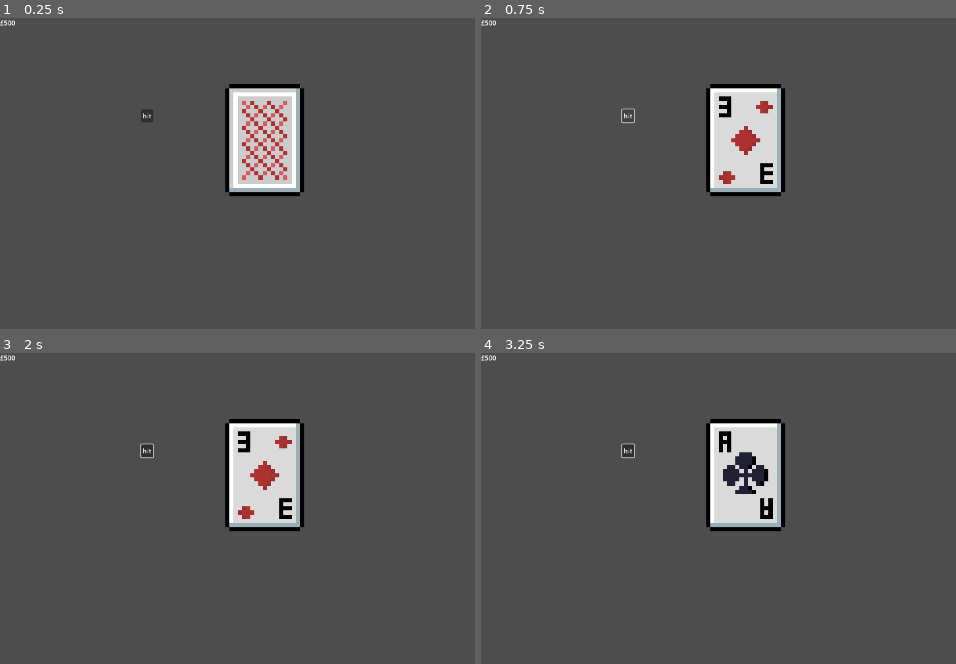
Above: before the commit, frames 1-4 (two rows, left to right).
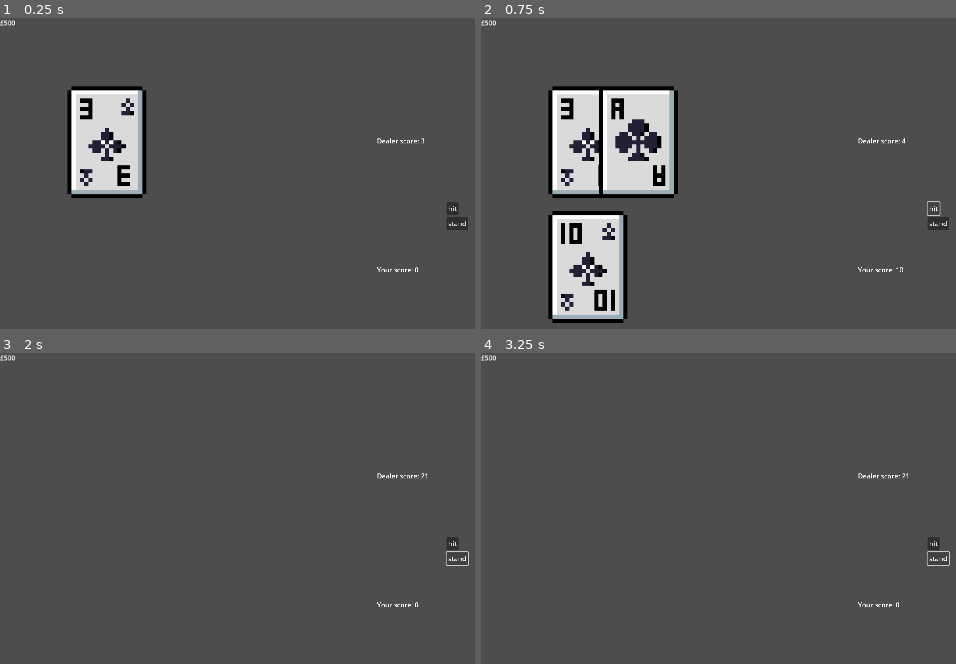
Above: after the commit, the same moments.

Repository: KarumGhag/Super-Gambler
Game: Godot game, scene res://BlackJack/Blackjack.tscn
Two runs of this game, one before a commit and one after it. Both use one fixed random seed, a clock stepped at 60 frames per second and the inputs below. This scene is started directly instead of the project's main scene.
Inputs (mouse positions are in pixels of both pictures, inside the frame that each line leads up to):
- Up to frame 1 (0.25 s): no input
- Up to frame 2 (0.75 s): click "hit" at 0.5 s
- Up to frame 3 (2 s): click (456, 558) at 1.25 s, where only the run after the commit has a clickable "stand"
- Up to frame 4 (3.25 s): click "hit" at 2 s; click (937, 558) at 2.75 s, where only the run after the commit has a clickable "stand"

The runs differ from the first frame. In frame 1, 12% of the frame differs, in the area x 14-99%, y 21-82%; in frame 2, 22%, in the area x 14-99%, y 21-99%; in frame 3, 6.3%; in frame 4, 6.3%.

Commit message:
made the game work almost
there is a dealer, you can hit and stand and if you bust or win it says, game logic mostly works
tried adding a wait between the starting game animation, for some reason it randomly doesnt work

Diff:
--- a/BlackJack/Blackjack.tscn
+++ b/BlackJack/Blackjack.tscn
@@ -52,18 +52,29 @@
 [ext_resource type="Texture2D" uid="uid://tfhjwmonhai2" path="res://BlackJack/CardImages/10-P.png" id="51_wauxc"]
 [ext_resource type="Texture2D" uid="uid://oknlbhydocop" path="res://BlackJack/CardImages/Q-P.png" id="53_ndrcb"]
 
-[node name="Blackjack" type="Node2D" node_paths=PackedStringArray("hitButton", "card", "deck")]
+[node name="Blackjack" type="Node2D" node_paths=PackedStringArray("hitButton", "standButton", "deck", "playerLabel", "dealerLabel", "playerCards", "dealerCards")]
 script = ExtResource("1_nrsu5")
 hitButton = NodePath("hit")
-card = NodePath("cardShower")
+standButton = NodePath("stand")
 deck = NodePath("deck")
+playerLabel = NodePath("playerTotal")
+dealerLabel = NodePath("dealerTotal")
+playerCards = [NodePath("playerCards/pos1"), NodePath("playerCards/pos2"), NodePath("playerCards/pos3"), NodePath("playerCards/pos4"), NodePath("playerCards/pos5")]
+dealerCards = [NodePath("dealerCards/pos1"), NodePath("dealerCards/pos2"), NodePath("dealerCards/pos3"), NodePath("dealerCards/pos4"), NodePath("dealerCards/pos5")]
 
 [node name="hit" type="Button" parent="."]
-offset_left = 339.0
-offset_top = 220.0
-offset_right = 368.0
-offset_bottom = 251.0
+offset_left = 1073.0
+offset_top = 443.0
+offset_right = 1102.0
+offset_bottom = 474.0
 text = "hit"
+
+[node name="stand" type="Button" parent="."]
+offset_left = 1073.0
+offset_top = 479.0
+offset_right = 1125.0
+offset_bottom = 510.0
+text = "stand"
 
 [node name="deck" type="Node2D" parent="." node_paths=PackedStringArray("cards", "ace", "two", "three", "four", "five", "six", "seven", "eight", "nine", "ten", "king", "queen")]
 script = ExtResource("1_wp6js")
@@ -279,6 +290,51 @@
 position = Vector2(2034, 2761)
 texture = ExtResource("53_ndrcb")
 
-[node name="cardShower" type="Sprite2D" parent="."]
-position = Vector2(636, 294)
-texture = ExtResource("2_2etwt")
+[node name="playerCards" type="Node2D" parent="."]
+
+[node name="pos1" type="Sprite2D" parent="playerCards"]
+position = Vector2(257, 599)
+
+[node name="pos2" type="Sprite2D" parent="playerCards"]
+position = Vector2(378, 599)
+
+[node name="pos3" type="Sprite2D" parent="playerCards"]
+position = Vector2(498, 599)
+
+[node name="pos4" type="Sprite2D" parent="playerCards"]
+position = Vector2(618, 599)
+
+[node name="pos5" type="Sprite2D" parent="playerCards"]
+position = Vector2(738, 599)
+
+[node name="dealerCards" type="Node2D" parent="."]
+position = Vector2(0, -300)
+
+[node name="pos1" type="Sprite2D" parent="dealerCards"]
+position = Vector2(257, 599)
+
+[node name="pos2" type="Sprite2D" parent="dealerCards"]
+position = Vector2(378, 599)
+
+[node name="pos3" type="Sprite2D" parent="dealerCards"]
+position = Vector2(498, 599)
+
+[node name="pos4" type="Sprite2D" parent="dealerCards"]
+position = Vector2(618, 599)
+
+[node name="pos5" type="Sprite2D" parent="dealerCards"]
+position = Vector2(738, 599)
+
+[node name="playerTotal" type="Label" parent="."]
+offset_left = 906.0
+offset_top = 594.0
+offset_right = 995.0
+offset_bottom = 617.0
+text = "Your score: "
+
+[node name="dealerTotal" type="Label" parent="."]
+offset_left = 906.0
+offset_top = 284.0
+offset_right = 1008.0
+offset_bottom = 307.0
+text = "Dealer score: "
--- a/BlackJack/blackjack.gd
+++ b/BlackJack/blackjack.gd
@@ -3,7 +3,8 @@
 class_name BlackJack
 
 @export var hitButton : Button
-@export var card : Sprite2D
+@export var standButton : Button
+var hasStood : bool = false
 @export var deck : Deck
 
 var cardImages : Array = []
@@ -13,19 +14,163 @@
 
 var values : Array = [1, 2, 3, 4, 5, 6, 7, 8, 9, 10, 10, 10, 1, 2, 3, 4, 5, 6, 7, 8, 9, 10, 10, 10, 1, 2, 3, 4, 5, 6, 7, 8, 9, 10, 10, 10, 1, 2, 3, 4, 5, 6, 7, 8, 9, 10, 10, 10]
 
-var i = 0
+var nextCardPos : int = 0
 
-func _ready():
-	hitButton.connect("button_down", hit)
+var nextTexture : Texture
+var nextValue : int
+var playerTotal : int = 0
+var dealerTotal : int = 0
 
+@export var playerLabel : Label
+@export var dealerLabel : Label
+
+func _ready() -> void:
+	hitButton.connect("button_down", playerHit)
+	standButton.connect("button_down", stand)
+
+	#shuffles and gets the cards and values
 	shuffleReturn = deck.shuffler(values)
 	cardImages = shuffleReturn[0]
 	cardValues = shuffleReturn[1]
 
-	print(cardImages, cardValues)
+	resetCards()
+	startGame()
 
-func hit():
-	card.texture = cardImages[i].texture
-	print(values[i])
-	print(i)
-	i += 1
+
+func playerHit() -> void:
+	hit(false)
+
+
+func stand() -> void:
+	hasStood = true
+
+	hit(true)
+	print("stand")
+
+
+func hit(dealer : bool) -> void:
+
+	#this means the dealer is trying to hit, you have stood and the dealer cannot hit (their card value is above 16)
+	if dealer and hasStood and not dealerHitCheck():
+		checkWinner()
+		return
+
+
+	if not dealer and hasStood:
+		print("cannot hit after standing!")
+		return
+
+	#gets the texture of the next card
+	nextTexture = cardImages[nextCardPos].texture
+	nextValue = values[nextCardPos]
+
+	#where the next card in list is
+	nextCardPos += 1
+
+	#loops it back f
+	if nextCardPos == len(cardImages):
+		nextCardPos = 0
+
+	if not dealer:
+		addCard(playerCards)
+		return
+
+	addCard(dealerCards)
+
+
+#player hand display
+@export var playerCards : Array[Sprite2D]
+
+func resetCards() -> void:
+	#sets all the textures of the player and dealer cards to null
+	playerTotal = 0
+	for i in range(len(playerCards)):
+		playerCards[i].texture = null
+		dealerCards[i].texture = null
+
+
+func addCard(toCheck : Array) -> void:
+	var nextClearCard : Sprite2D
+
+	#loops over array of textures to find one without a texture
+	for i in range(len(toCheck)):
+		if toCheck[i].texture == null:
+			nextClearCard = toCheck[i]
+			break
+
+	#changes texture of the one without a texture
+	nextClearCard.texture = nextTexture
+
+	#if playercards is tocheck then the player has hit so playerTotal should be added to playerTotal
+	if toCheck == playerCards:
+		playerTotal += nextValue
+	else:
+		dealerTotal += nextValue
+
+	if playerTotal > 21:
+		print("bust")
+		lose()
+		return
+
+	if dealerTotal > 21:
+		print("dealer bust")
+		win()
+		return
+
+	#if the dealer just hit and they can still hit they hit again
+	if ((toCheck == dealerCards) and dealerHitCheck()) and hasStood:
+		hit(true)
+
+
+#dealer cards
+@export var dealerCards : Array[Sprite2D]
+
+func startGame() -> void:
+
+	hit(true)
+	await wait(0.5)
+	hit(true)
+	await wait(0.5)
+	hit(false)
+	await wait(0.5)
+	hit(false)
+
+
+	#print(dealerTotal)
+	#print(playerTotal)
+
+	if playerTotal == 21:
+		print("blackJack!")
+		win()
+		return
+
+func dealerHitCheck() -> bool:
+	#dealer cannot hit if above 16
+	if dealerTotal > 16:
+		checkWinner()
+		return false
+
+	return true
+
+func checkWinner():
+	if dealerTotal > playerTotal:
+		lose()
+		return
+	win()
+
+func win() -> void:
+	print("win")
+	resetCards()
+
+func lose() -> void:
+	print("lost")
+	resetCards()
+
+
+func _process(_delta):
+	dealerLabel.text = "Dealer score: " + str(dealerTotal)
+	playerLabel.text = "Your score: " + str(playerTotal)
+
+
+func wait(seconds: float) -> void:
+	await get_tree().create_timer(seconds).timeout
--- a/BlackJack/deck.gd
+++ b/BlackJack/deck.gd
@@ -23,10 +23,10 @@
 var deck : Array = values
 var cardsShuffled : Array
 
-func _ready():
-	#shuffler(values)
+func _ready() -> void:
 
 	pass
+	#prints values 1 to 10 and 10 3 times, for the values array
 	#var x = 1
 	#var y = 0
 	#var values = []
@@ -45,20 +45,11 @@
 
 	#print(values)
 
-func shuffler(value):
+func shuffler(value) -> Array:
 	value.shuffle()
 
-	ace.shuffle()
-	two.shuffle()
-	three.shuffle()
-	four.shuffle()
-	five.shuffle()
-	six.shuffle()
-	eight.shuffle()
-	nine.shuffle()
-	ten.shuffle()
-	king.shuffle()
-	queen.shuffle()
+	for i in range(len(cardArrayArray)):
+		cardArrayArray[i].shuffle()
 
 	var tens : int = 0
 	var kings : int = 0
@@ -69,49 +60,49 @@
 			cardsShuffled.append(ace[0])
 			ace[0] = ace[1]
 
-		if value[i] == 2:
+		elif value[i] == 2:
 			cardsShuffled.append(two[0])
 			two[0] = two[1]
 
-		if value[i] == 3:
+		elif value[i] == 3:
 			cardsShuffled.append(three[0])
 			three[0] = three[1]
 
-		if value[i] == 4:
+		elif value[i] == 4:
 			cardsShuffled.append(four[0])
 			four[0] = four[1]
 
-		if value[i] == 5:
+		elif value[i] == 5:
 			cardsShuffled.append(five[0])
 			five[0] = five[1]
 
-		if value[i] == 6:
+		elif value[i] == 6:
 			cardsShuffled.append(six[0])
 			six[0] = six[1]
 
-		if value[i] == 7:
+		elif value[i] == 7:
 			cardsShuffled.append(seven[0])
 			seven[0] = seven[1]
 
-		if value[i] == 8:
+		elif value[i] == 8:
 			cardsShuffled.append(eight[0])
 			eight[0] = eight[1]
 
-		if value[i] == 9:
+		elif value[i] == 9:
 			cardsShuffled.append(nine[0])
 			nine[0] = nine[1]
 
-		if value[i] == 10 and tens < 3:
+		elif value[i] == 10 and tens < 3:
 			cardsShuffled.append(ten[0])
 			ten[0] = ten[1]
 			tens += 1
 
-		if value[i] == 10 and kings < 3:
+		elif value[i] == 10 and kings < 3:
 			cardsShuffled.append(king[0])
 			king[0] = king[1]
 			kings += 1
 
-		if value[i] == 10 and queens < 3:
+		elif value[i] == 10:
 			cardsShuffled.append(queen[0])
 			queen[0] = queen[1]
 			queens += 1
